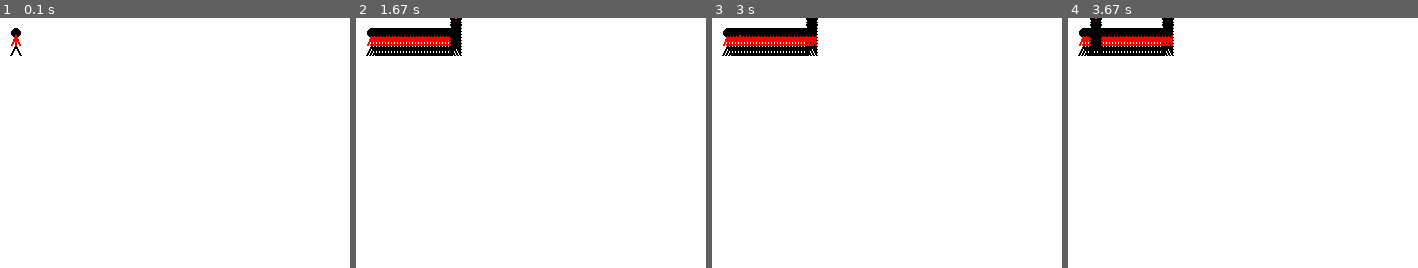
Above: before the commit, frames 1-4 (left to right).
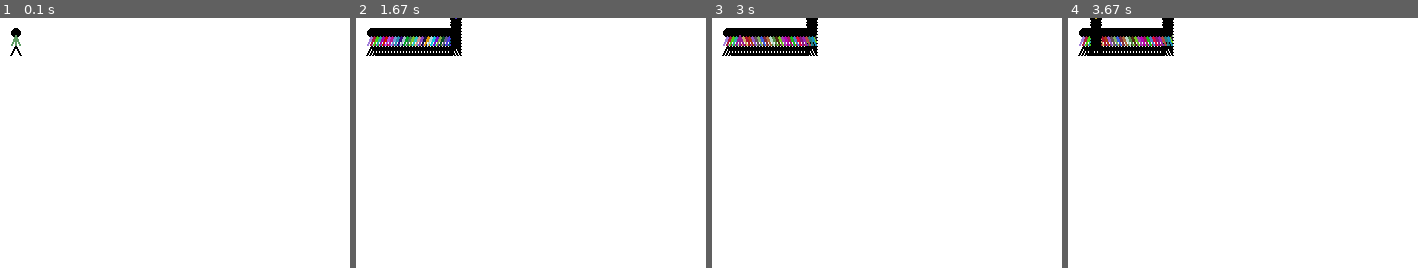
Above: after the commit, the same moments.

Repository: beccaelenzil/CS_ER
Game: pygame game, started from ScoringTheGame/Ch10Tutorial.py
The game is run twice, just before and just after one commit, with the same random seed, the same clock (stepped at 60 frames per second) and the same inputs.
Inputs:
- Up to frame 1 (0.1 s): no input
- Up to frame 2 (1.67 s): hold Right 0.33-0.8 s; hold Up 0.83-1.13 s
- Up to frame 3 (3 s): hold Down 2.23-2.53 s; hold Left 2.57-2.97 s
- Up to frame 4 (3.67 s): hold Up 3-3.37 s
The pictures show only the part of the screen within x 0-50%, y 0-50%; the shares and areas given below are measured in that part.

The runs differ from the first frame. In frame 1, less than 0.1% of the frame differs, in the area x 3-6%, y 6-12%; in frame 2, 0.8%; in frame 3, 0.9%, in the area x 3-30%, y 6-12%; in frame 4, 0.8%.

Commit message:
LastOf2016!!!

Diff:
--- a/ScoringTheGame/Ch10Tutorial.py
+++ b/ScoringTheGame/Ch10Tutorial.py
@@ -2,6 +2,7 @@
 pygame.init()
 
 import math
+import random
 
 #set basic color variables
 BLACK   = (   0,   0,   0)
@@ -21,7 +22,7 @@
 done = False
 
 # define character drawing function
-def draw_stick_figure(screen, x, y):
+def draw_stick_figure(screen, x, y, COLOR):
     # Head
     pygame.draw.ellipse(screen, BLACK, [1+x,y,10,10], 0)
 
@@ -30,11 +31,11 @@
     pygame.draw.line(screen, BLACK, [5+x,17+y], [x,27+y], 2)
 
     # Body
-    pygame.draw.line(screen, RED, [5+x,17+y], [5+x,7+y], 2)
+    pygame.draw.line(screen, COLOR, [5+x,17+y], [5+x,7+y], 2)
 
     # Arms
-    pygame.draw.line(screen, RED, [5+x,7+y], [9+x,17+y], 2)
-    pygame.draw.line(screen, RED, [5+x,7+y], [1+x,17+y], 2)
+    pygame.draw.line(screen, COLOR, [5+x,7+y], [9+x,17+y], 2)
+    pygame.draw.line(screen, COLOR, [5+x,7+y], [1+x,17+y], 2)
 
 # Speed in pixels per frame
 x_speed = 0
@@ -78,7 +79,7 @@
     y_coord += y_speed
 
     # Draw the stick figure
-    draw_stick_figure(screen, x_coord, y_coord)
+    draw_stick_figure(screen, x_coord, y_coord, [random.randint(0,225),random.randint(0,225),random.randint(0,225)])
 
     pygame.display.flip()  # update screen with what we said to draw above
 
--- a/ScoringTheGame/Main/myGame.py
+++ b/ScoringTheGame/Main/myGame.py
@@ -13,13 +13,13 @@
 LBLUE   = ( 150, 160, 255)
 
 # set font info
-font = pygame.font.SysFont("Courier New", 12, bold=False, italic=False)
-fontB = pygame.font.SysFont("Courier New", 12, bold=True, italic=False)
+font = pygame.font.SysFont("Courier New", 10, bold=False, italic=False)
+fontB = pygame.font.SysFont("Courier New", 10, bold=True, italic=False)
 
-textHeight = 15  # pygame.font.Font.get_linesize()
-textWidth = 7
-textRows = 72  # int(math.ceil(1080/fontLineHeight))
-textColumns = 274
+textHeight = 13  # pygame.font.Font.get_linesize()
+textWidth = 6
+textRows = 1080/textHeight  # int(math.ceil(1080/fontLineHeight))
+textColumns = 1920/textWidth
 '''
 # make background
 for i in range(0, textRows):
@@ -92,7 +92,7 @@
             currentLine += str(random.randint(0,1))
 
         text = font.render(currentLine, True, LBLUE)
-        screen.blit(text, [1, i*textHeight])
+        screen.blit(text, [0, i*textHeight])
 
     #draw moving platform
     if platformA_x >=  textColumns-platformA_end-platformA_width:
@@ -110,13 +110,11 @@
             currentLine += str(random.randint(0,1))
 
         text = fontB.render(currentLine, True, BLUE)
-        screen.blit(text, [1+platformA_x*textWidth, (i+platformA_startY)*textHeight])
-
-
+        screen.blit(text, [platformA_x*textWidth, (i+platformA_startY)*textHeight])
 
 
     pygame.display.flip()  # update screen with what we said to draw above
 
-    clock.tick(10)  # limit to 30 fps
+    clock.tick(30)  # limit to 30 fps
 
 pygame.quit()  # close window when loop finishes
--- a/ScoringTheGame/log.txt
+++ b/ScoringTheGame/log.txt
@@ -18,6 +18,9 @@
 
 
 Week 3 (12/12 - 12/16)
+    Mon: Finished shifting numbers background
+    Tues: Wrote code for moving platform made out of shifting numbers
+    Wed: Completed controller tutorial
 
 Week 4 (1/3-1/8)
 
